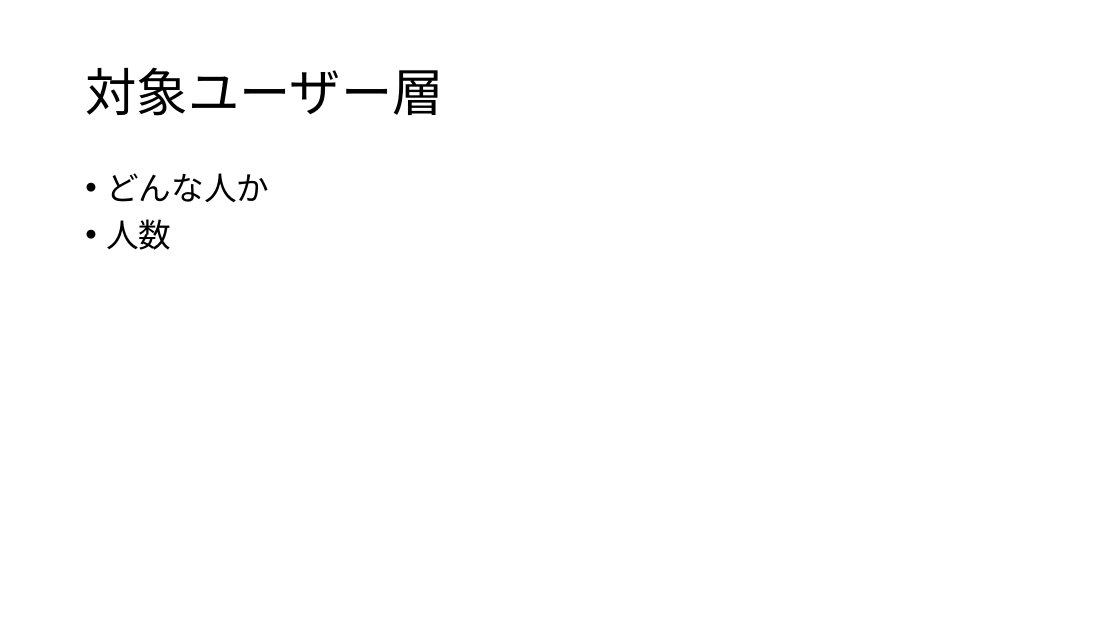
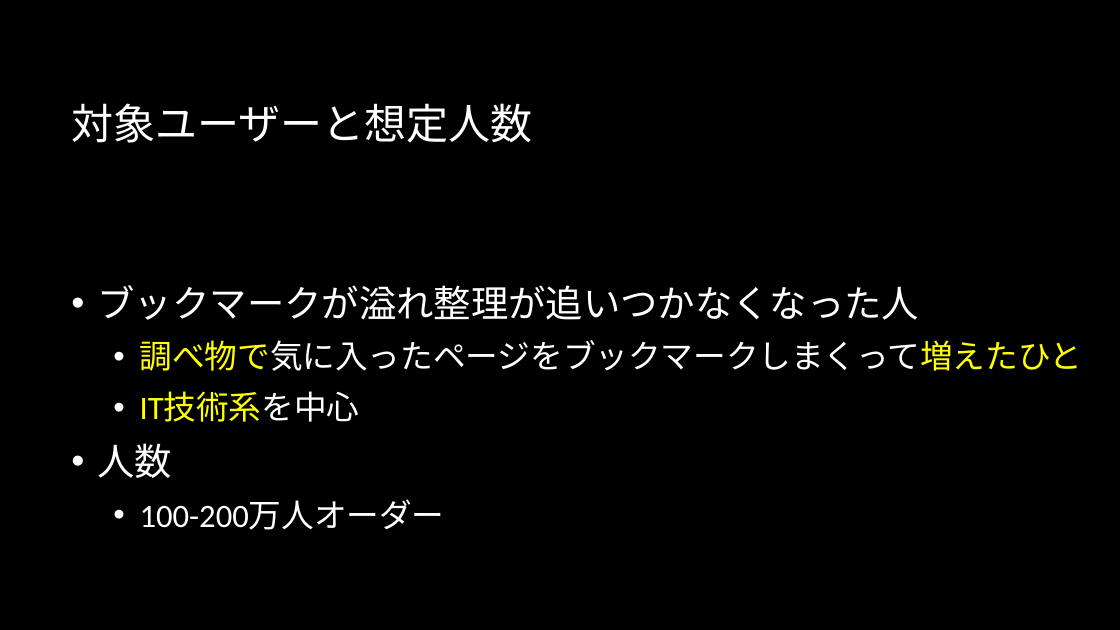
Before and after one commit to Sorarinu/ProjectP2016_F, a slide deck: slide 7 of production-idea/中間発表.pptx (slide 4 before the commit). Drawn at 1120x630 pixels with LibreOffice and Linux fonts; fonts in the diff are those of the drawing; background and template pictures are left out. Boxes give left, top, right and bottom in pixels: in the first picture for what was removed or moved away, otherwise in the second. Text is boxed around its words. In the diff, an @@ line names an element or a change of style, - is before the commit and + after.

```diff
--- a/production-idea/中間発表.pptx
+++ b/production-idea/中間発表.pptx
@@ background #FFFFFF to picture (left out) @@
@@ title at <box>71,103,532,143</box>: text changed; size 44 to 36 pt; text colour #000000 to #FFFFFF @@
-対象ユーザー層
+対象ユーザーと想定人数
@@ text "ブックマークが溢れ整理が追いつかなくなった人": place and size @@
-text "ブックマークが溢れ整理が追いつかなくなった人" at <box>106,173,269,250</box>
+text "ブックマークが溢れ整理が追いつかなくなった人" at <box>98,285,1083,530</box>
@@ text "ブックマークが溢れ整理が追いつかなくなった人" at <box>98,285,1083,530</box>: vertical alignment top to middle @@
@@ text at <box>98,285,1083,422</box>: text changed; text colour #000000 to #FFFFFF @@
-• どんな人か
+• ブックマークが溢れ整理が追いつかなくなった人
+  • 調べ物で気に入ったページをブックマークしまくって増えたひと
+  • IT技術系を中心
@@ text at <box>98,443,173,478</box>: size 28 to 32 pt, text colour #000000 to #FFFFFF in "人数"; indent changed; line spacing 0.9 to 1 @@
@@ text at <box>140,500,445,530</box>: paragraph added @@
+  • 100-200万人オーダー
```
Also in this commit, not shown: 2 other slides changed, 9 slides added, 2 slides removed, 1 other file.
